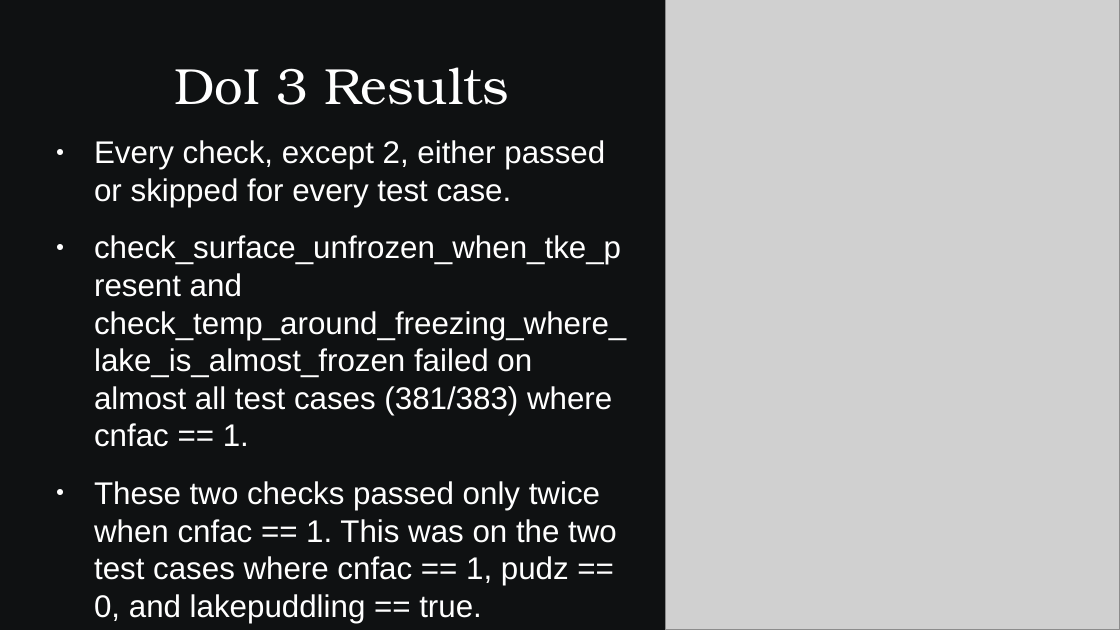
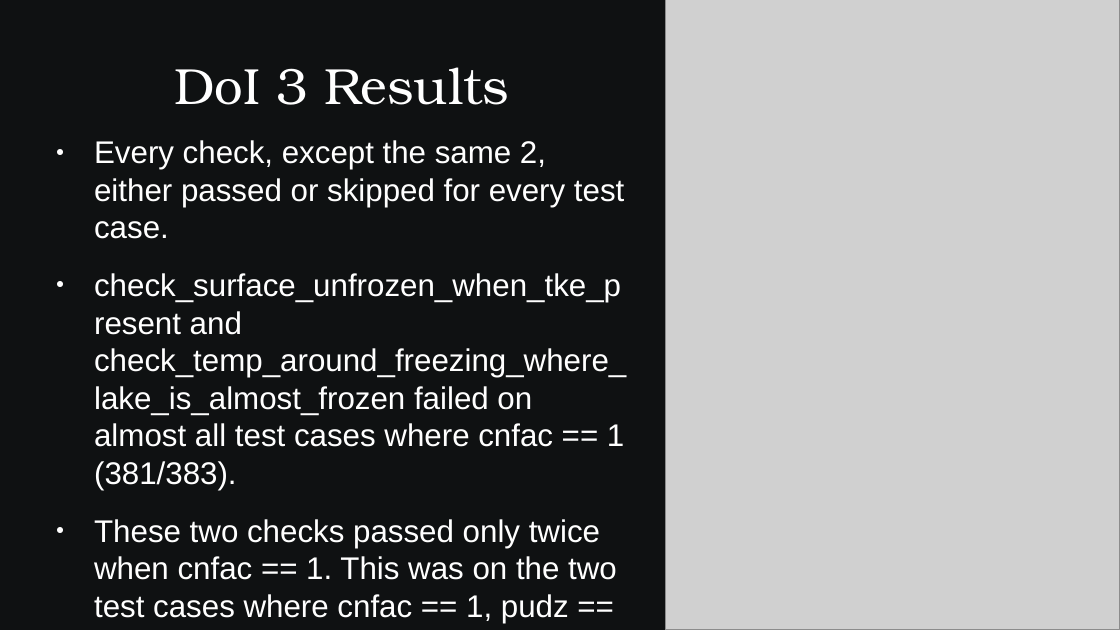
Before and after one commit to SamAllen06/lake_temp_work, a slide deck: slide 44 of documentation/for_collaborators/AnalysisOverview.pptx. Drawn at 1120x630 pixels with LibreOffice and Linux fonts; fonts in the diff are those of the drawing; grey boxes stand for pictures. Boxes give left, top, right and bottom in pixels: in the first picture for what was removed or moved away, otherwise in the second. Text is boxed around its words. In the diff, an @@ line names an element or a change of style, - is before the commit and + after.

```diff
--- a/documentation/for_collaborators/AnalysisOverview.pptx
+++ b/documentation/for_collaborators/AnalysisOverview.pptx
@@ text at box(94, 140, 626, 490): text changed @@
-● Every check, except 2, either passed or skipped for every test case.
-● check_surface_unfrozen_when_tke_present and check_temp_around_freezing_where_lake_is_almost_frozen failed on almost all test cases (381/383) where cnfac == 1.
+● Every check, except the same 2, either passed or skipped for every test case.
+● check_surface_unfrozen_when_tke_present and check_temp_around_freezing_where_lake_is_almost_frozen failed on almost all test cases where cnfac == 1 (381/383).
```
Also in this commit, not shown: 9 other slides changed, 3 other files.
